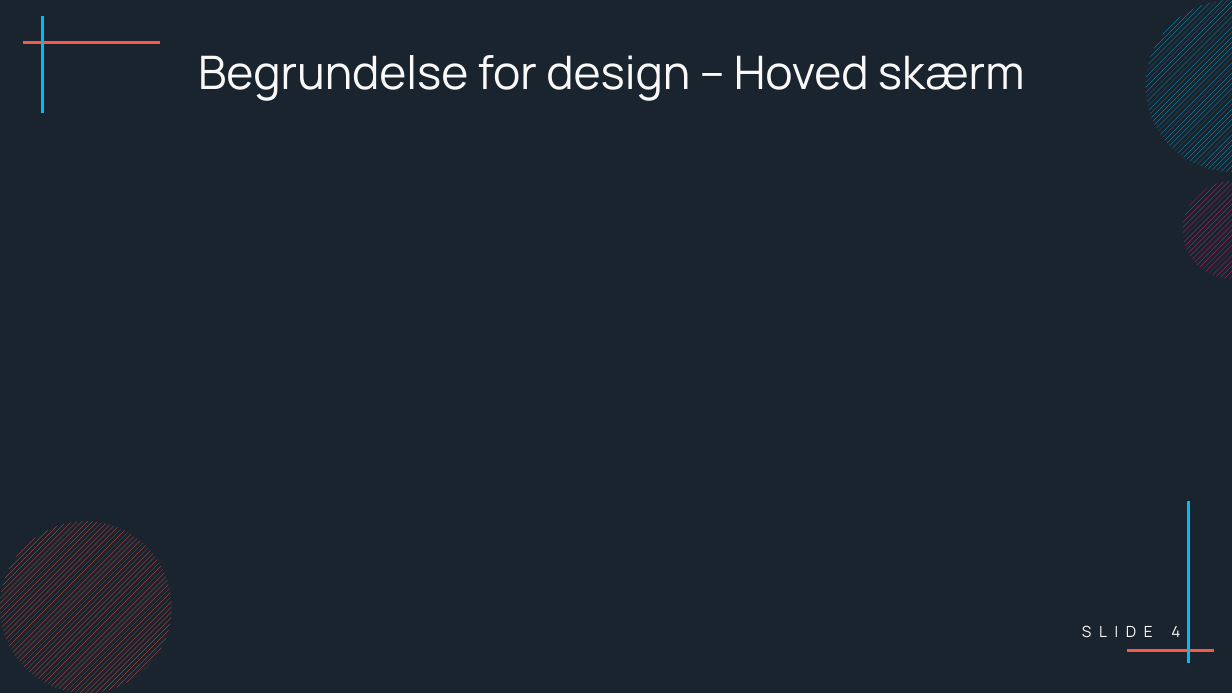
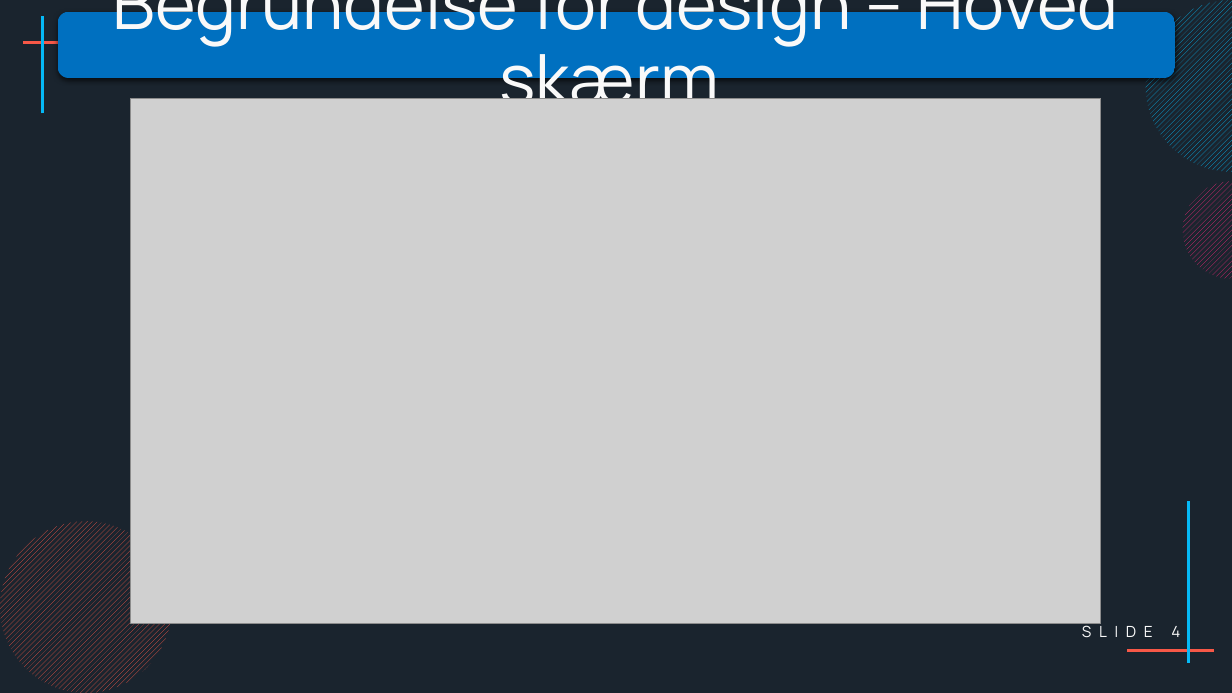
Before and after one commit to ProgrammeringOTGDKlassen/D-klassen-Programmering, a slide deck: slide 4 of Eksamensprojekt - Max/Præsentation/Præsentation af eksamensprojekt.pptx. Drawn at 1232x693 pixels with LibreOffice and Linux fonts; fonts in the diff are those of the drawing; grey boxes stand for pictures. Boxes give left, top, right and bottom in pixels: in the first picture for what was removed or moved away, otherwise in the second. Text is boxed around its words. In the diff, an @@ line names an element or a change of style, - is before the commit and + after.

Commit message:
More to presentation
Added more slides.

```diff
--- a/Eksamensprojekt - Max/Præsentation/Præsentation af eksamensprojekt.pptx
+++ b/Eksamensprojekt - Max/Præsentation/Præsentation af eksamensprojekt.pptx
@@ text "Begrundelse for design – Hoved ...": place and size @@
-text "Begrundelse for design – Hoved ..." at (198, 55, 1024, 101)
+text "Begrundelse for design – Hoved ..." at (113, 0, 1118, 123)
@@ text "Begrundelse for design – Hoved ..." at (113, 0, 1118, 123): size 36 to 54 pt @@
@@ rounded rectangle added at (57, 12, 1175, 79), fill #0070C0 @@
@@ picture added at (131, 98, 1102, 624) @@
```
Also in this commit, not shown: 3 slides added, 1 other file.
